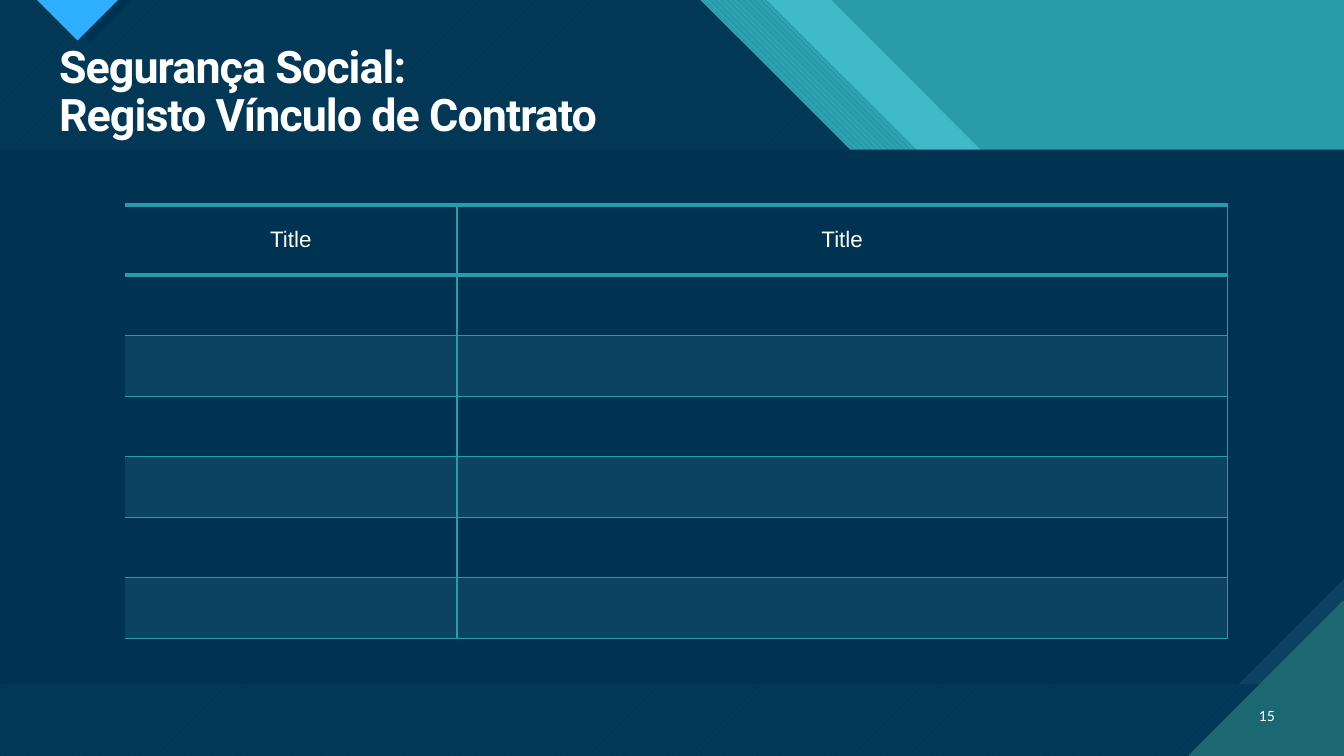
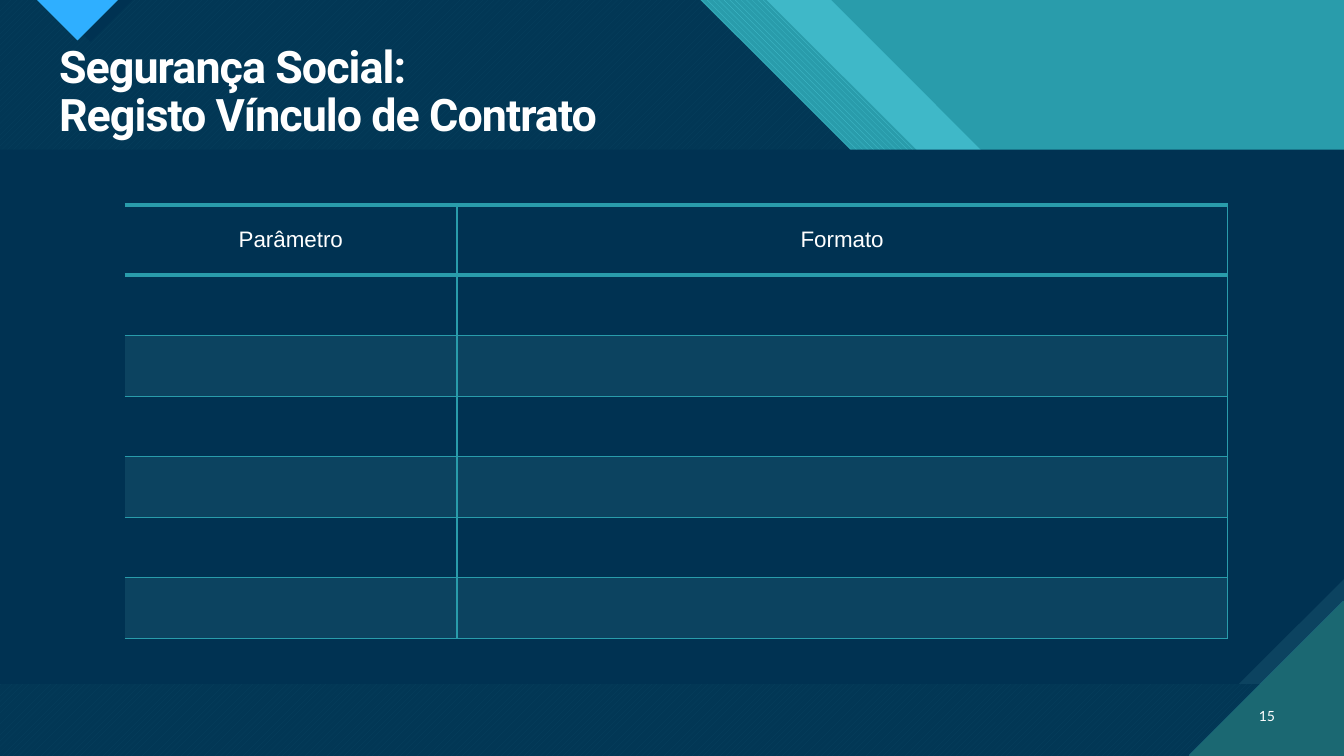
Before and after one commit to pedrocarrega/tese_mestrado_21-22, a slide deck: slide 15 of relatorio_preliminar/presentation.pptx. Drawn at 1344x756 pixels with LibreOffice and Linux fonts; fonts in the diff are those of the drawing. Boxes give left, top, right and bottom in pixels: in the first picture for what was removed or moved away, otherwise in the second. Text is boxed around its words. In the diff, an @@ line names an element or a change of style, - is before the commit and + after.

```diff
--- a/relatorio_preliminar/presentation.pptx
+++ b/relatorio_preliminar/presentation.pptx
@@ table at <box>125,205,1228,638</box> @@
-row 1, column 1: Title
+row 1, column 1: Parâmetro
-row 1, column 2: Title
+row 1, column 2: Formato
```
Also in this commit, not shown: 4 other slides changed, 2 slides added, 1 slide removed.
